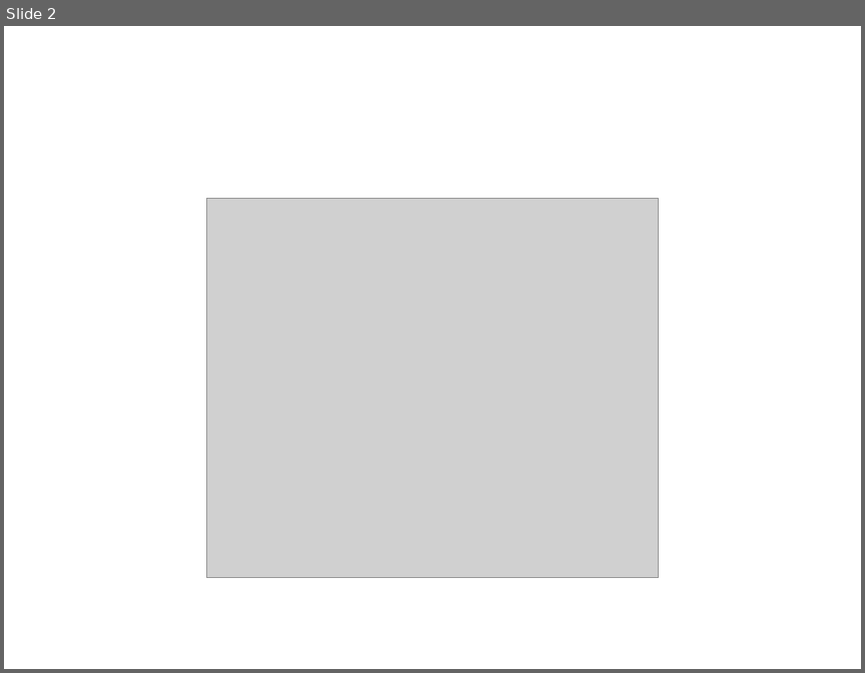
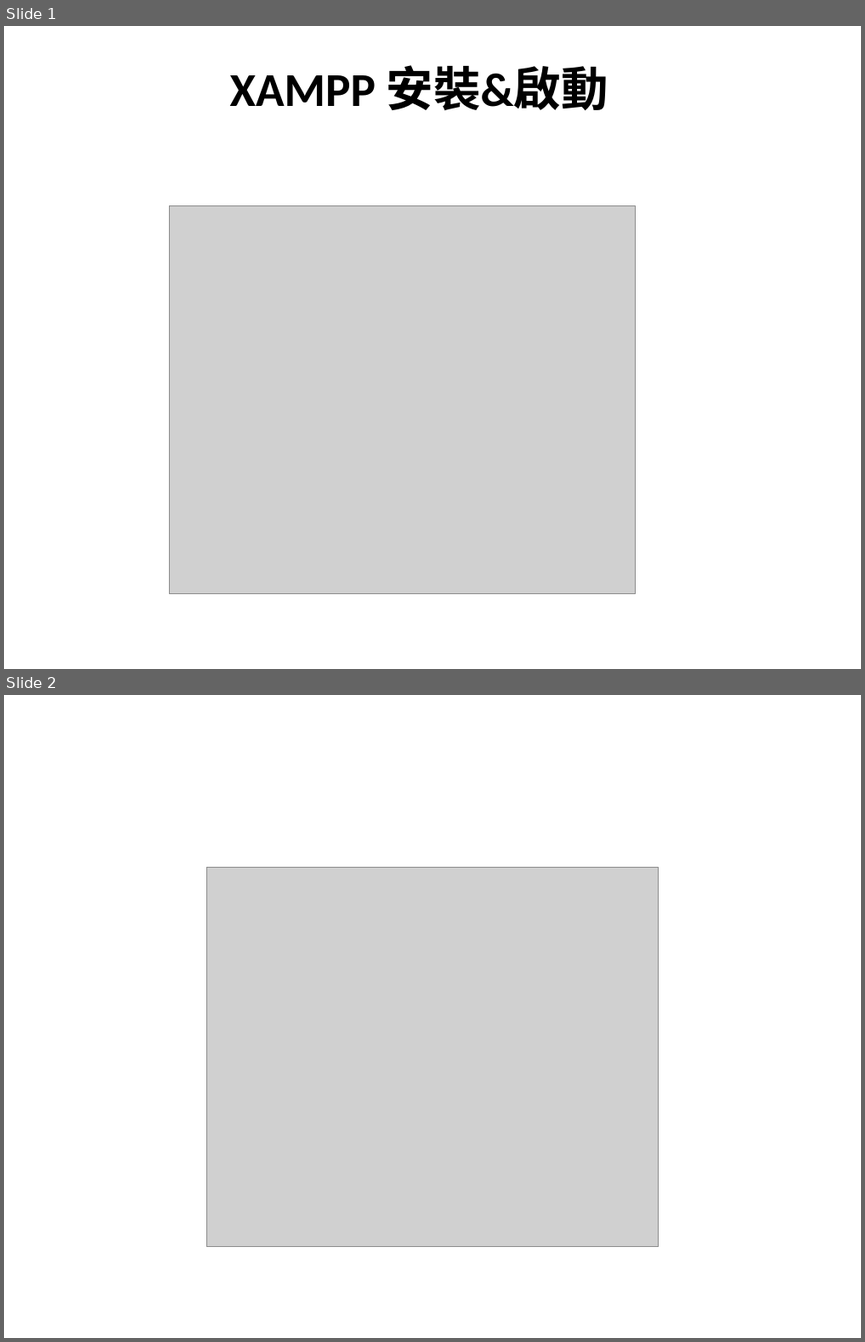
Before and after one commit to jaywu103201/2021-long, a slide deck: 網站開發與安全/HOMEWORK/20210224.pptx. Shown one above the other, each under a label of ours: slide 2 before the commit, slides 1 and 2 after it. The pictures are 865x673 and 865x1342 pixels, drawn with LibreOffice and Linux fonts; fonts in the diff are those of the drawing; grey boxes stand for pictures. Boxes give left, top, right and bottom in pixels: in the first picture for what was removed or moved away, otherwise in the second. Text is boxed around its words. In the diff, an @@ line names an element or a change of style, - is before the commit and + after.

```diff
--- a/網站開發與安全/HOMEWORK/20210224.pptx
+++ b/網站開發與安全/HOMEWORK/20210224.pptx
@@ slide 1 added at [4, 26, 861, 669], background #FFFFFF @@
@@ title added at [230, 65, 608, 110], 39.6 pt, text #000000, bold @@
+XAMPP 安裝&啟動
@@ picture added at [170, 206, 635, 594] @@
```
Also in this commit, not shown: 2 slides changed, 15 other slides added, 6 slides removed.
